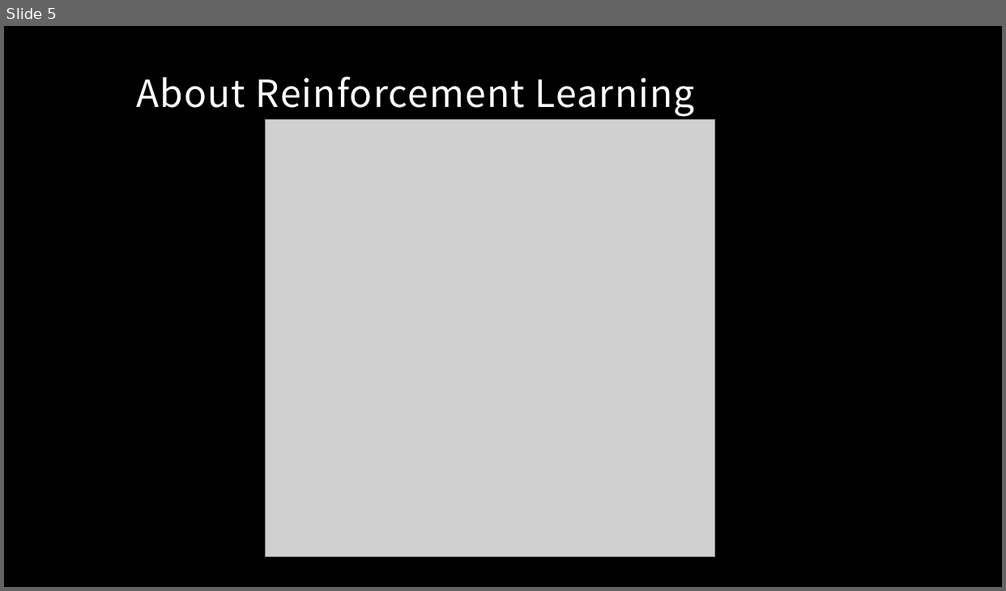
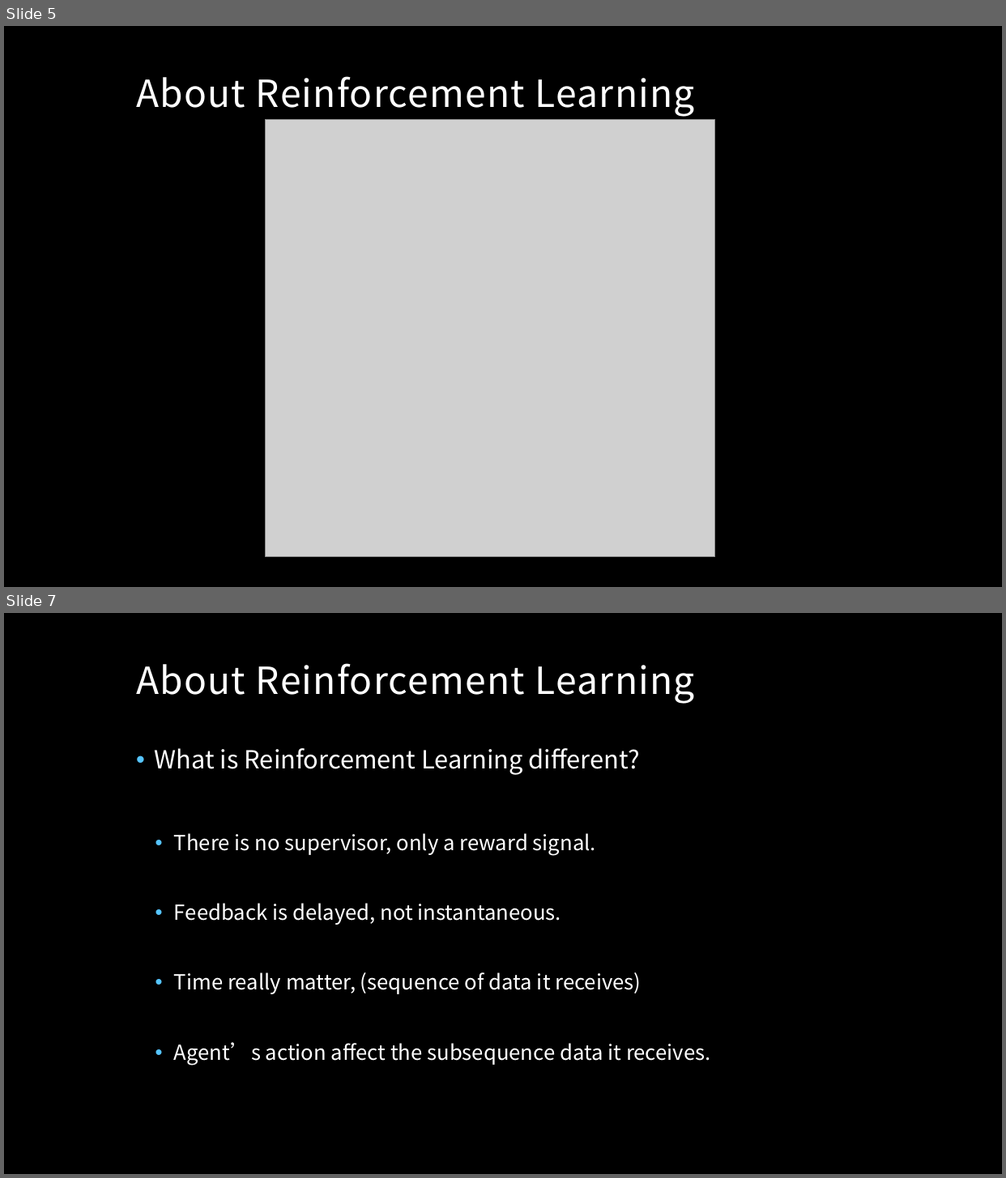
Before and after one commit to MacgyverLin/VintageComputer, a slide deck: Speech/Reinforcement Learning.pptx. Shown one above the other, each under a label of ours: slide 5 before the commit, slides 5 and 7 after it; the slides between them are not shown. The pictures are 1006x591 and 1006x1178 pixels, drawn with LibreOffice and Linux fonts; fonts in the diff are those of the drawing; grey boxes stand for pictures; background and template pictures are left out. Boxes give left, top, right and bottom in pixels: in the first picture for what was removed or moved away, otherwise in the second. Text is boxed around its words. In the diff, an @@ line names an element or a change of style, - is before the commit and + after.

```diff
--- a/Speech/Reinforcement Learning.pptx
+++ b/Speech/Reinforcement Learning.pptx
@@ slide 7 added at [4,613,1002,1174], background picture (left out) @@
@@ title added at [136,663,695,704], 36 pt, text #FFFFFF @@
+About Reinforcement Learning
@@ text added at [155,748,710,1065], 20 pt, text #FFFFFF @@
+• What is Reinforcement Learning different?
+  • There is no supervisor, only a reward signal.
+  • Feedback is delayed, not instantaneous.
+  • Time really matter, (sequence of data it receives)
+  • Agent’s action affect the subsequence data it receives.
```
Also in this commit, not shown: 10 other slides added, 8 slides removed.
